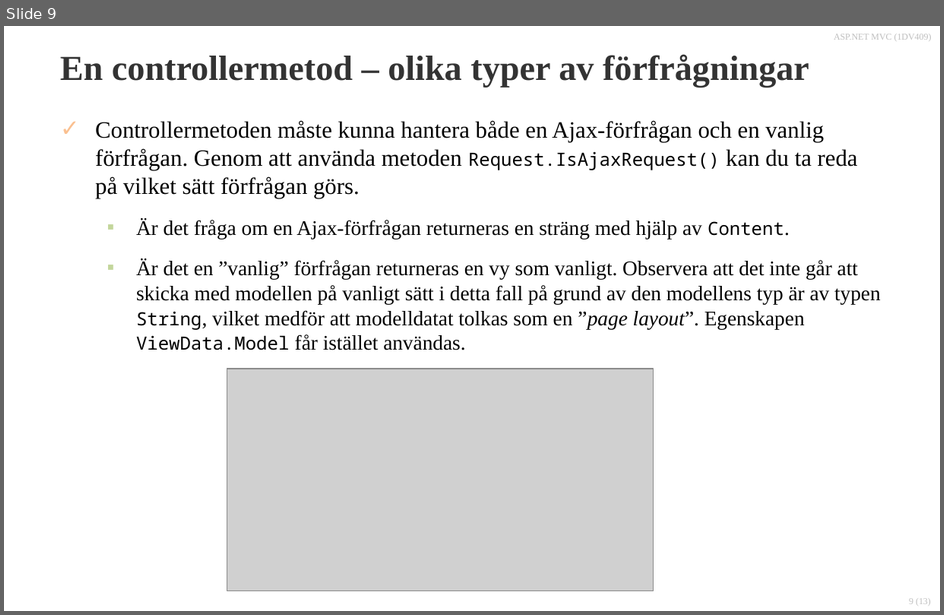
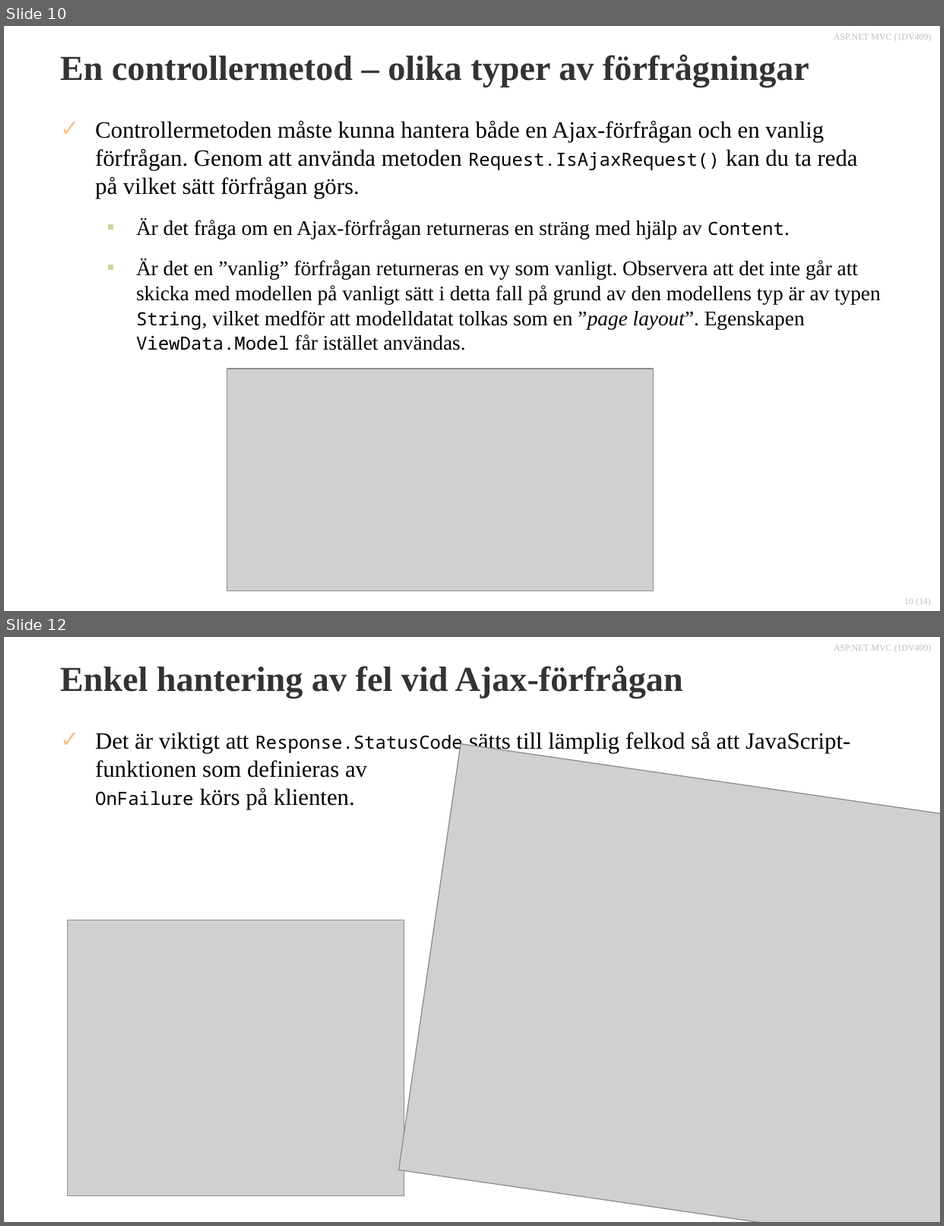
Before and after one commit to 1dv409/kursmaterial, a slide deck: Presentationsmaterial/Dokument/1.7 Unobtrusive Ajax.pptx. Shown one above the other, each under a label of ours: slide 9 before the commit, slides 10 and 12 after it; the slides between them are not shown. The pictures are 944x615 and 944x1226 pixels, drawn with LibreOffice and Linux fonts; fonts in the diff are those of the drawing; grey boxes stand for pictures; background and template pictures are left out. Boxes give left, top, right and bottom in pixels: in the first picture for what was removed or moved away, otherwise in the second. Text is boxed around its words. In the diff, an @@ line names an element or a change of style, - is before the commit and + after.

```diff
--- a/Presentationsmaterial/Dokument/1.7 Unobtrusive Ajax.pptx
+++ b/Presentationsmaterial/Dokument/1.7 Unobtrusive Ajax.pptx
@@ slide 12 added at (4,637,940,1222), background #FFFFFF; not listed: 2 template elements that a slide beside it also shows @@
@@ title added at (60,665,683,698), 27 pt, text #333333, bold @@
+Enkel hantering av fel vid Ajax-förfrågan
@@ text added at (95,731,851,810), 18 pt, text #000000 @@
+✓ Det är viktigt att Response.StatusCode sätts till lämplig felkod så att JavaScript-funktionen som definieras av
+  OnFailure körs på klienten.
@@ picture added at (399,743,940,1222) @@
@@ picture added at (68,920,404,1196) @@
@@ what was slide 9 is now slide 10 @@
@@ page number at (905,599,931,606): text changed @@
-9 (13)
+10 (14)
```
Also in this commit, not shown: 1 slide changed, 3 other slides added, 14 other files.
